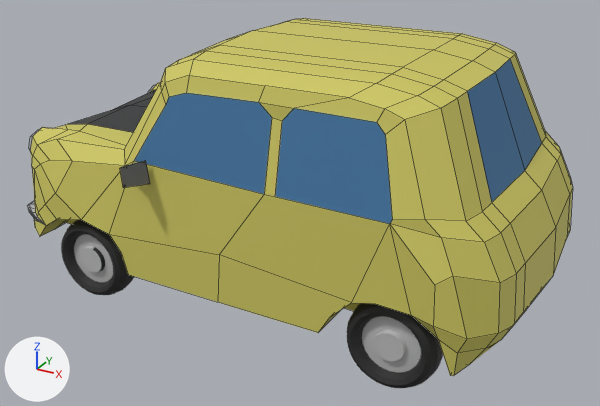
The OBJ model Models/car.obj, before and after one commit.
Both versions are drawn from a camera (50 mm lens) standing at (6.19, -11.36, 4.93) and looking at (0.04, -0.19, -0.66). The axes (+X, +Y, +Z) are drawn at lower left. The lights are the same throughout. Mesh edges are drawn as thin lines on the coarser meshes. Where no turn or scale is listed for an object, it has been applied to the vertices.

Names of what the first picture shows: 'Car_body_Cube.001', 'Wheel_2_Torus.001', 'Wheel_Torus', 'Wing_mirrors_Cube.003'.
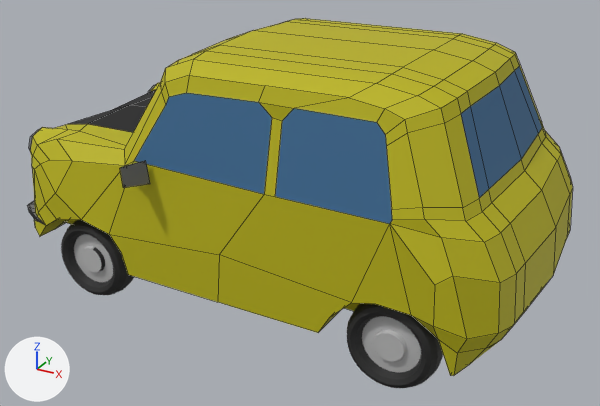
The newer file is also turned or shifted as a whole; pictures and numbers use the older file's frame.

Changed parts and their boxes [x1, y1, x2, y2] in the pictures (600 x 406 px):
part 1 of me_car_body_cube_001, built on
    both: [275, 52, 546, 224]
part 2 of me_car_body_cube_001, recoloured
    both: [30, 18, 573, 376]
part 3 of me_car_body_cube_001, recoloured (grey to black)
    both: [69, 90, 156, 132]
part 4 of me_car_body_cube_001, recoloured
    both: [134, 93, 272, 194]
part 5 of me_car_body_cube_001, recoloured
    both: [27, 84, 156, 225]

The edits, one by one:
Material 'Material' (mat_material) is new.
Its base color is (0.494, 0.455, 0.00117) (yellow #bbb404).
Its roughness is 0.69.
Material 'Material.004' (mat_material_004) is new.
Its base color is (0.0423, 0.145, 0.293) (blue #3a6a93).
Its roughness is 0.69.
Material 'Material.007' (mat_material_007) is new.
Its base color is (0.157, 0.157, 0.157) (dark grey #6e6e6e).
Its roughness is 0.69.
Material 'Material.002' (mat_material_002) is new.
Its base color is (0.00339, 0.00339, 0.00339) (black #0b0b0b).
Its roughness is 0.69.
me_car_body_cube_001 is used by ob_car_body_cube_001; location (0.0, 0.0, 0.0).
me_car_body_cube_001 had 388 vertices, 370 faces and spanned x -4.57..4.23, y -2.52..2.52, z -1.66..2.13.
me_car_body_cube_001 now has 410 vertices, 390 faces and spans x -4.57..4.23, y -2.52..2.52, z -1.66..2.13.
Part 1, on me_car_body_cube_001:
12 faces are deleted.
22 vertices are added at x 2.35..3.57, y -2.32..2.32, z 0.59..1.73.
26 new faces join them, mat_material (yellow #bab404).
6 new faces join them, mat_material_004 (blue #3a6a93).
me_car_body_cube_001 part 2: 268 faces spanning x -4.37..4.23, y -2.52..2.52, z -1.66..2.13 switch from mat_material_006 (picture img_car_body_png) to mat_material (yellow #bab404).
me_car_body_cube_001 part 3: 6 faces spanning x -4.24..-2.11, y -1.33..1.33, z 0.05..0.52 switch from mat_material_006 (picture img_car_body_png) to mat_material_002 (black #0b0b0b).
me_car_body_cube_001 part 4: 10 faces spanning x -2.04..0.65, y -2.33..2.33, z 0.42..1.73 switch from mat_material_006 (picture img_car_body_png) to mat_material_004 (blue #3a6a93).
me_car_body_cube_001 part 5: 74 faces spanning x -4.57..-3.6, y -2.37..2.37, z -1.15..0.4 switch from mat_material_006 (picture img_car_body_png) to mat_material_007 (dark grey #6e6e6e).
